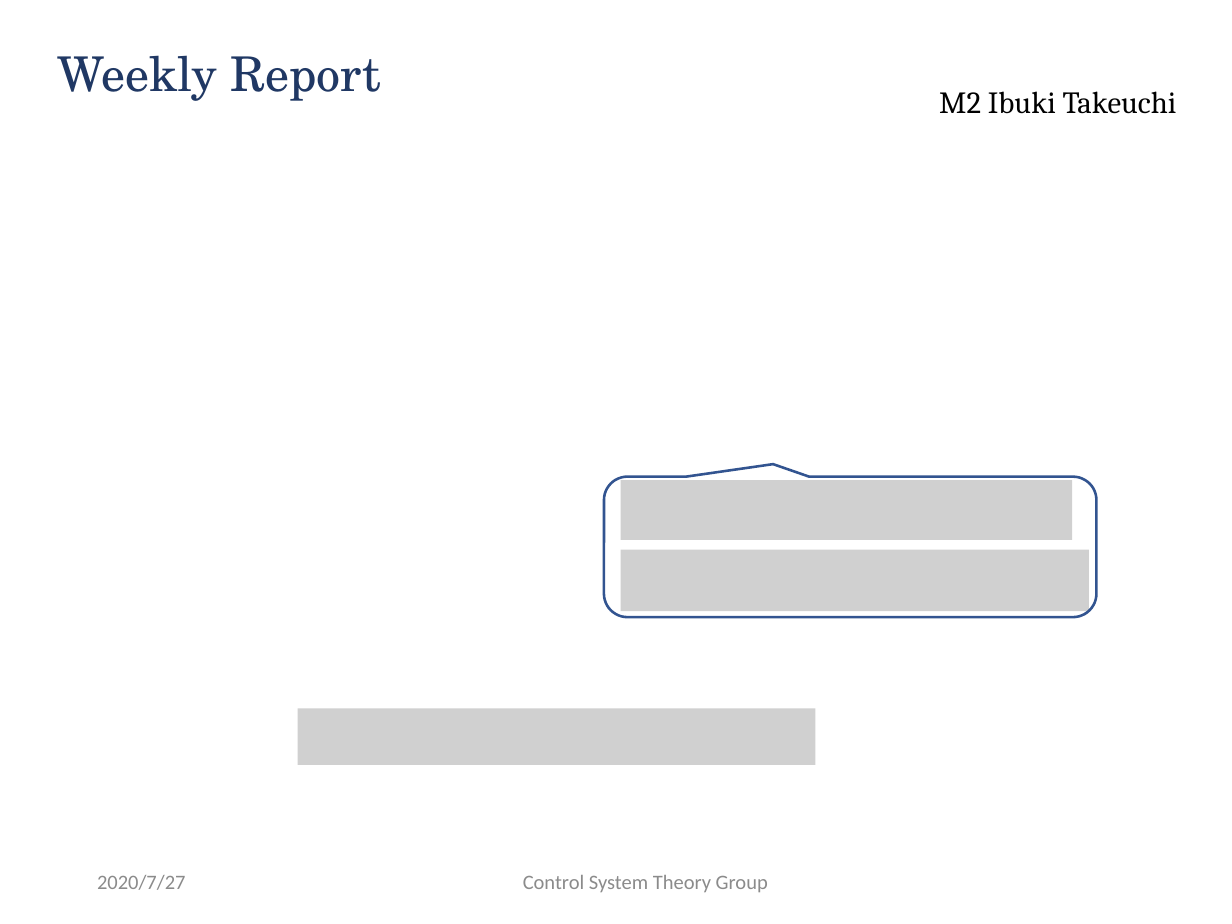
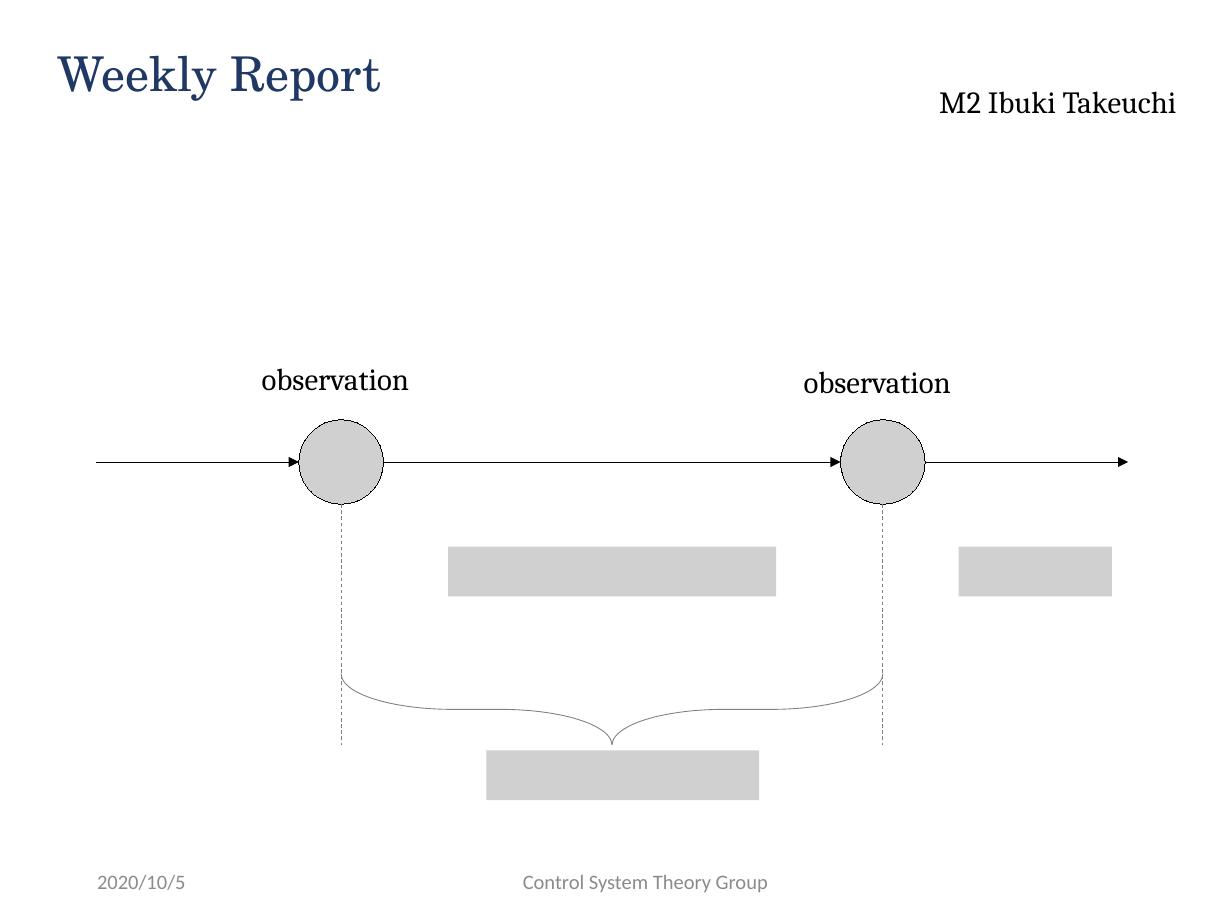
Before and after one commit to ibuki1024/weekly_report, a slide deck: slide 1 of report.pptx. Drawn at 1232x924 pixels with LibreOffice and Linux fonts; fonts in the diff are those of the drawing; grey boxes stand for pictures; background and template pictures are left out. Boxes give left, top, right and bottom in pixels: in the first picture for what was removed or moved away, otherwise in the second. Text is boxed around its words. In the diff, an @@ line names an element or a change of style, - is before the commit and + after.

```diff
--- a/report.pptx
+++ b/report.pptx
@@ text added at box(262, 368, 409, 391), 18 pt, text #000000 @@
+observation
@@ text added at box(804, 371, 951, 394), 18 pt, text #000000 @@
+observation
@@ picture added at box(299, 420, 384, 505) @@
@@ picture added at box(840, 420, 925, 505) @@
@@ arrow added from (96, 462) to (299, 462), #000000 0.5 pt @@
@@ arrow added from (383, 462) to (840, 462), #000000 0.5 pt @@
@@ rounded speech box removed at box(604, 477, 1096, 617) @@
@@ arrow added from (925, 462) to (1129, 462), #000000 0.5 pt @@
@@ line added from (341, 504) to (341, 745), #808080 0.5 pt dashed @@
@@ picture removed at box(621, 480, 1073, 541) @@
@@ line added from (883, 504) to (883, 745), #808080 0.5 pt dashed @@
@@ picture added at box(448, 547, 776, 596) @@
@@ picture removed at box(621, 549, 1089, 611) @@
@@ picture added at box(958, 547, 1111, 596) @@
@@ right brace added at box(341, 674, 883, 745), outline #808080 0.5 pt @@
@@ picture removed at box(298, 708, 816, 765) @@
@@ picture added at box(487, 750, 759, 800) @@
@@ text at box(97, 875, 186, 890): text changed @@
-2020/7/27
+2020/10/5
```
Also in this commit, not shown: 1 other slide changed, 1 slide added, 1 other file.
